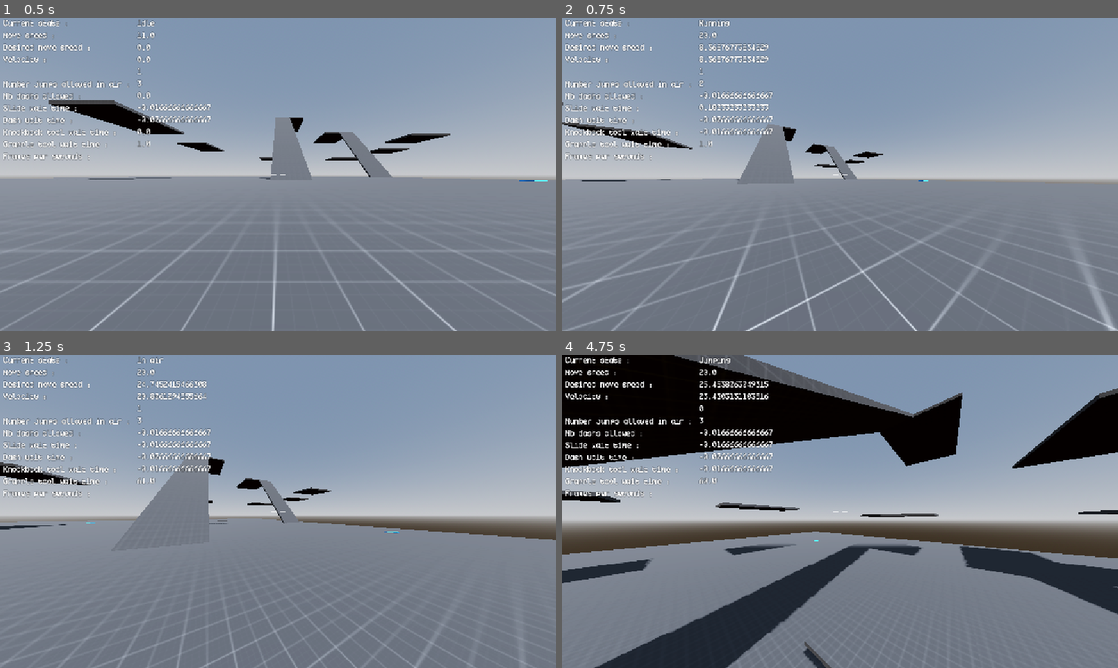
Above: before the commit, frames 1-4 (two rows, left to right).
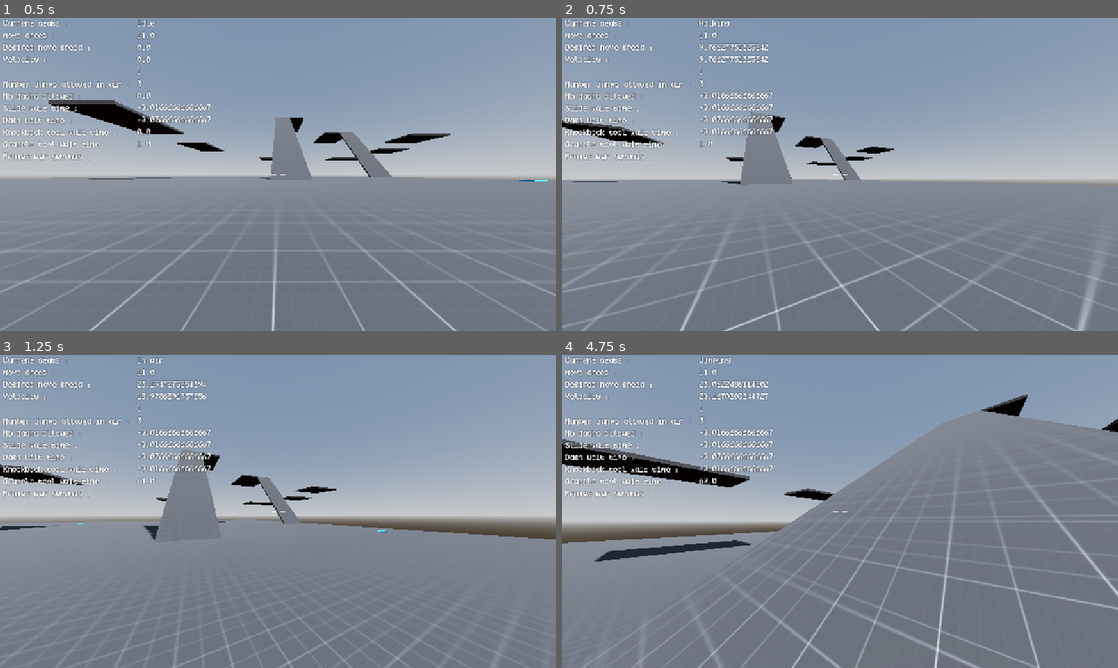
Above: after the commit, the same moments.

Repository: 100-Devs-1-Game/KYRO
Game: Godot game, scene res://Scenes/TemplateMapScene.tscn
The game is run twice, just before and just after one commit, with the same random seed, the same clock (stepped at 60 frames per second) and the same inputs.
Inputs (mouse positions are in pixels of both pictures, inside the frame that each line leads up to):
- Up to frame 1 (0.5 s): no input
- Up to frame 2 (0.75 s): tap Enter at 0.5 s; move the mouse to (867, 174) at 0.52 s; hold W (moveForward) from 0.53 s (still down); tap Ctrl (dash, bound only before the commit) at 0.6 s
- Up to frame 3 (1.25 s): keep holding W (moveForward); tap Space (jump) at 0.77 s
- Up to frame 4 (4.75 s): keep holding W (moveForward); move the mouse to (812, 511) at 1.27 s; tap Shift (run, bound only before the commit) at 1.35, 2.85, 4.35 s; tap Space (jump) at 1.52, 3.02, 3.77, 4.52 s; move the mouse to (851, 505) at 2.02 s; tap Ctrl (dash, bound only before the commit) at 2.1, 3.6 s; move the mouse to (834, 517) at 2.77 s; move the mouse to (878, 514) at 3.52 s; move the mouse to (795, 508) at 4.27 s

Frame 1 is identical in both runs. In frame 2, 5.7% of the frame differs, in the area x 0-100%, y 0-100%; in frame 3, 2.4%; in frame 4, 49%.

Commit message:
Remove running and dashing inputs

Diff:
--- a/src/project.godot
+++ b/src/project.godot
@@ -55,8 +55,7 @@
 }
 run={
 "deadzone": 0.5,
-"events": [Object(InputEventKey,"resource_local_to_scene":false,"resource_name":"","device":-1,"window_id":0,"alt_pressed":false,"shift_pressed":false,"ctrl_pressed":false,"meta_pressed":false,"pressed":false,"keycode":0,"physical_keycode":4194325,"key_label":0,"unicode":0,"location":0,"echo":false,"script":null)
-]
+"events": []
 }
 "crouch | slide"={
 "deadzone": 0.5,
@@ -65,8 +64,7 @@
 }
 dash={
 "deadzone": 0.5,
-"events": [Object(InputEventKey,"resource_local_to_scene":false,"resource_name":"","device":-1,"window_id":0,"alt_pressed":false,"shift_pressed":false,"ctrl_pressed":false,"meta_pressed":false,"pressed":false,"keycode":0,"physical_keycode":4194326,"key_label":0,"unicode":0,"location":0,"echo":false,"script":null)
-]
+"events": []
 }
 grappleHook={
 "deadzone": 0.5,
